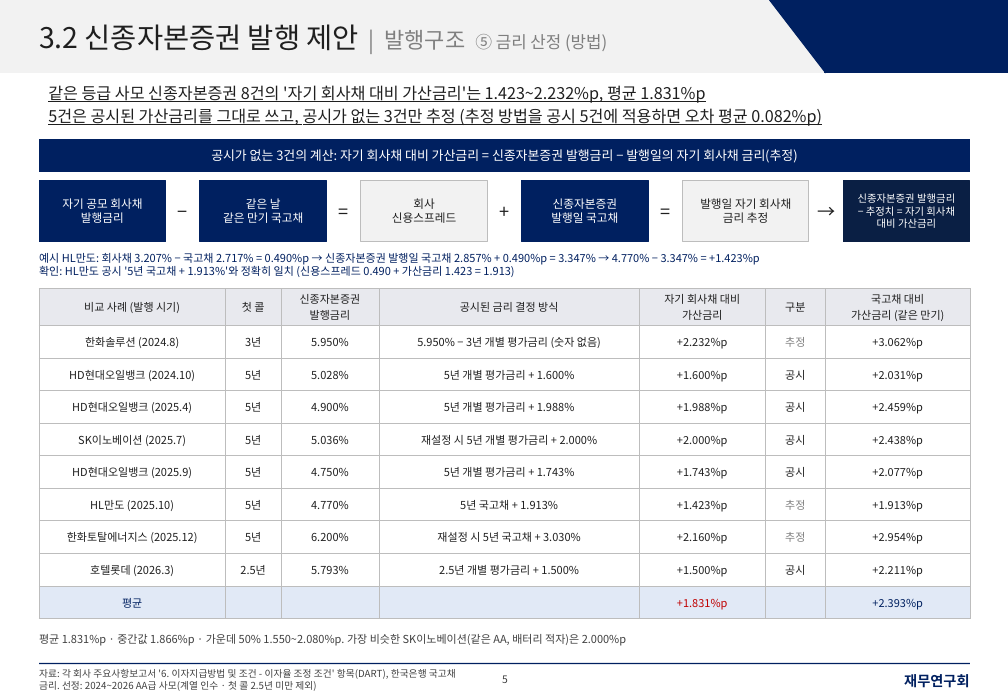
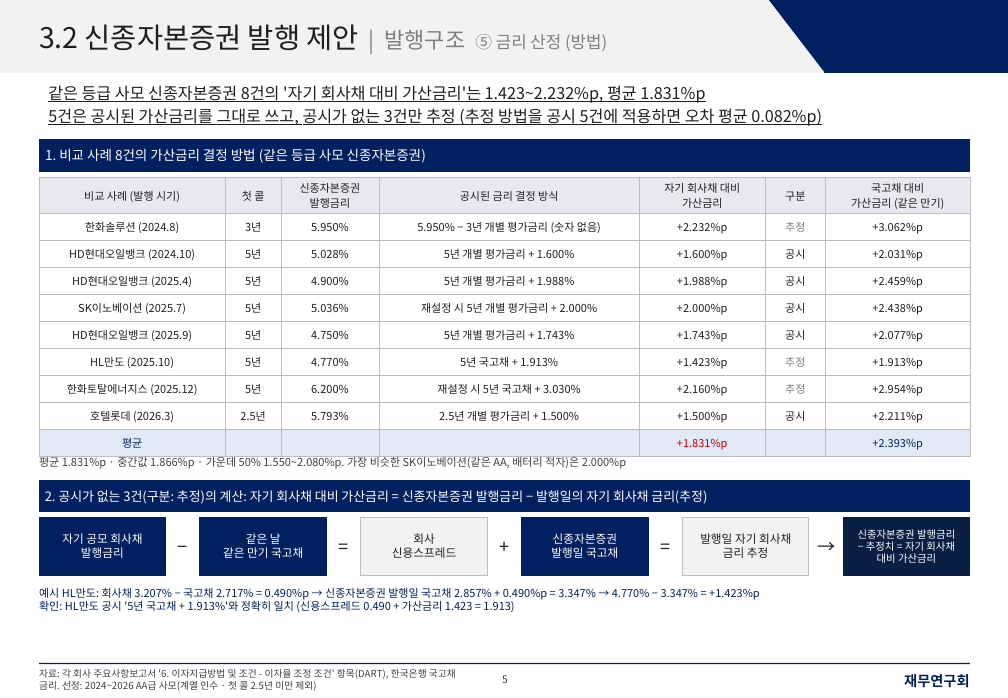
Before and after one commit to shy065542-rgb/SSHHYY, a slide deck: slide 5 of LGES_신종_발행구조_재무연구회양식.pptx. Drawn at 1008x698 pixels with LibreOffice and Linux fonts; fonts in the diff are those of the drawing. Boxes give left, top, right and bottom in pixels: in the first picture for what was removed or moved away, otherwise in the second. Text is boxed around its words. In the diff, an @@ line names an element or a change of style, - is before the commit and + after.

```diff
--- a/LGES_신종_발행구조_재무연구회양식.pptx
+++ b/LGES_신종_발행구조_재무연구회양식.pptx
@@ text in rectangle at [45, 148, 426, 163]: text changed; size 10 to 10.5 pt @@
-공시가 없는 3건의 계산: 자기 회사채 대비 가산금리 = 신종자본증권 발행금리 − 발행일의 자기 회사채 금리(추정)
+1. 비교 사례 8건의 가산금리 결정 방법 (같은 등급 사모 신종자본증권)
@@ table: place and size @@
-table at [39, 289, 970, 614]
+table at [39, 177, 970, 454]
@@ text "평균 1.831%p · 중간값 1.866%p ...": place and size @@
-text "평균 1.831%p · 중간값 1.866%p ..." at [39, 634, 626, 646]
+text "평균 1.831%p · 중간값 1.866%p ..." at [39, 455, 626, 469]
@@ rectangle added at [39, 480, 970, 512], fill #002060, outline #002060 0.75 pt, 10 pt, text #FFFFFF @@
+2. 공시가 없는 3건(구분: 추정)의 계산: 자기 회사채 대비 가산금리 = 신종자본증권 발행금리 − 발행일의 자기 회사채 금리(추정)
@@ 6 rectangles, 5 texts: place and size @@
-6 rectangles, 5 texts at [39, 181, 970, 242]
+6 rectangles, 5 texts at [39, 517, 970, 575]
@@ text "예시 HL만도: 회사채 3.207% − ...": place and size @@
-text "예시 HL만도: 회사채 3.207% − ..." at [39, 253, 760, 277]
+text "예시 HL만도: 회사채 3.207% − ..." at [39, 588, 760, 612]
```
Also in this commit, not shown: 1 other slide changed, 1 other file.
